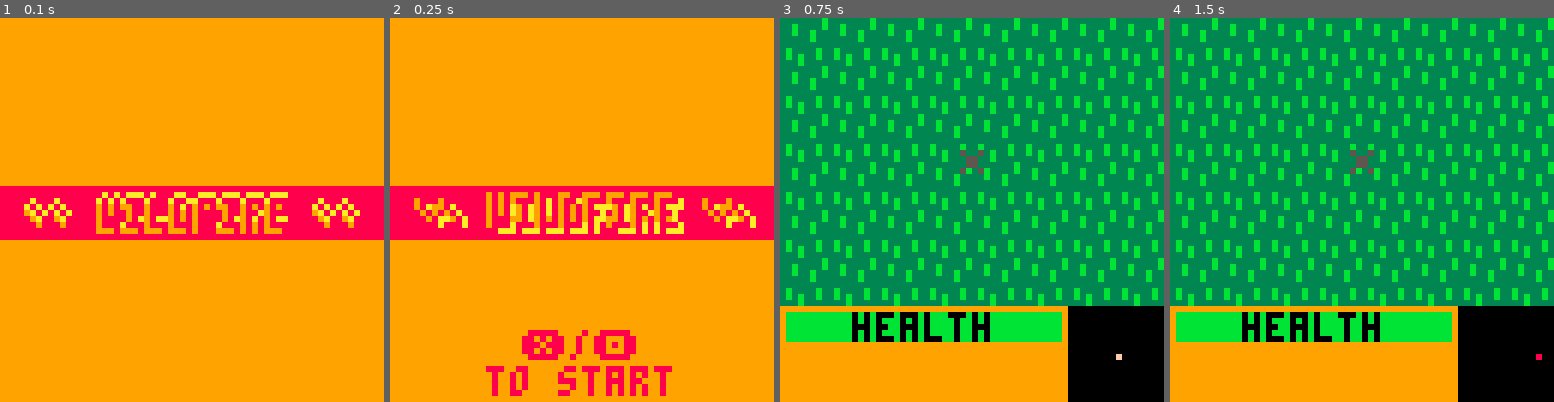
Above: before the commit, frames 1-4 (left to right).
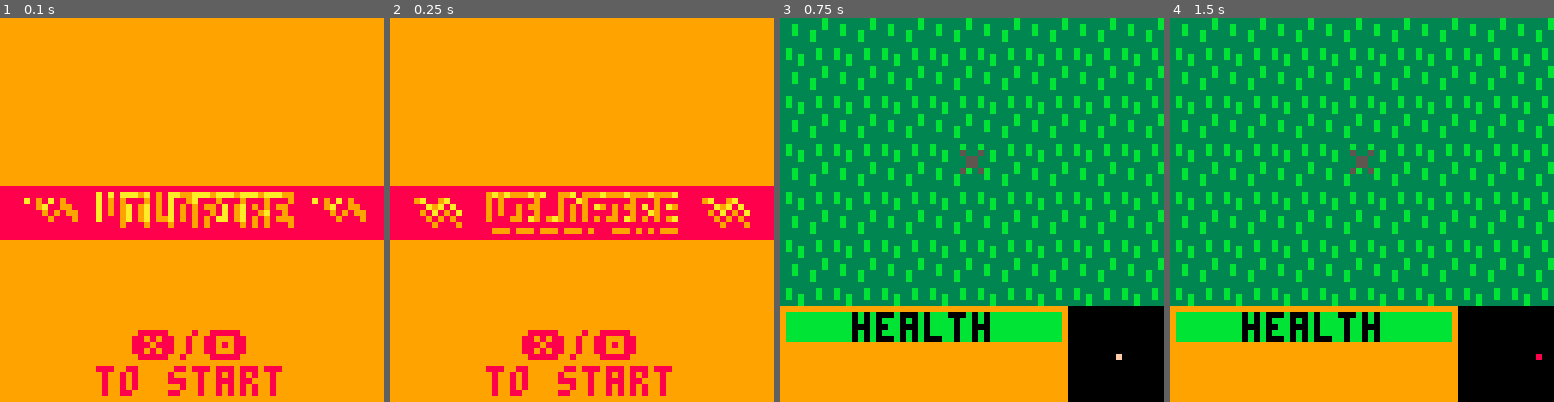
Above: after the commit, the same moments.

Repository: notCalle/pico-8-carts
Game: PICO-8 cartridge wildfire.p8
Two runs of this game, one before a commit and one after it. Both use one fixed random seed, a clock stepped at 60 frames per second and the inputs below.
Inputs:
- Up to frame 1 (0.1 s): no input
- Up to frame 2 (0.25 s): no input
- Up to frame 3 (0.75 s): tap O (Z key) at 0.33, 0.7 s
- Up to frame 4 (1.5 s): tap X (X key) at 1.07 s; tap O (Z key) at 1.43 s

The runs differ from the first frame. In frame 1, 6.6% of the frame differs, in the area x 6-96%, y 45-99%; in frame 2, 2.3%; in frame 3, nothing differs; in frame 4, nothing differs.

Commit message:
Reduce start screen flickering

Diff:
--- a/wildfire.p8
+++ b/wildfire.p8
@@ -39,6 +39,7 @@
 end
 
 function draw_menu()
+	if(tick%2~=0) return
 	cls(9)
 	rectfill(0,28,64,36,8)
 	print("∧ wildfire ∧",4+rnd(3),29+rnd(3),10)
@@ -47,10 +48,8 @@
 	print("∧ wildfire ∧",4+rnd(3),29+rnd(3),9)
 	print("∧ wildfire ∧",5,30,8)
 
-	if band(tick,0x8)~=0 then
-		print("❎/🅾️",22,52,8)
-		print("to start",16,58,8)
-	end
+	print("❎/🅾️",22,52,8)
+	print("to start",16,58,8)
 end
 
 menu_state={
